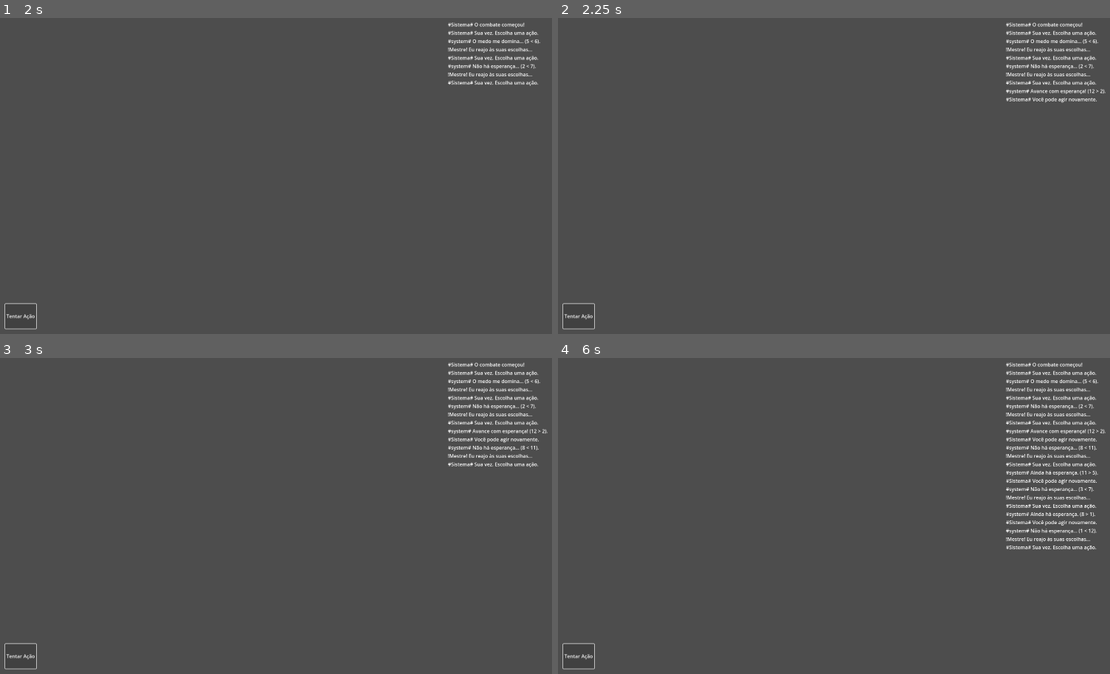
Above: before the commit, frames 1-4 (two rows, left to right).
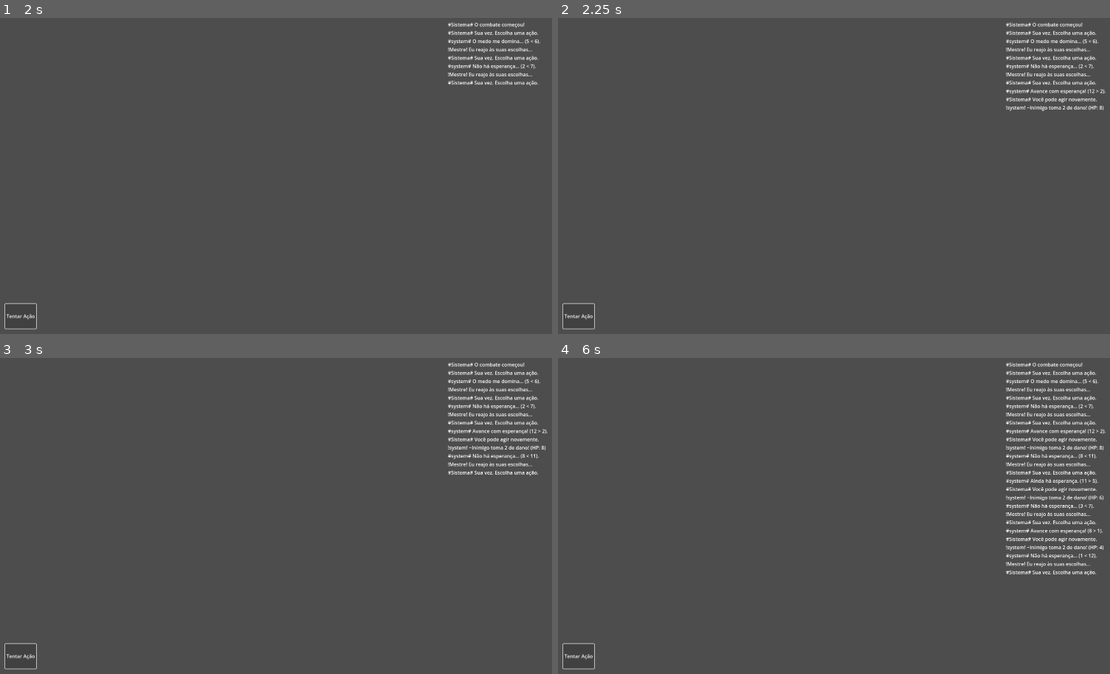
Above: after the commit, the same moments.

Repository: lucsantunes/daggerheart
Game: Godot game, scene res://scenes/CombatScene.tscn
Same seed, same stepped clock (60 frames per second), same inputs: the game is played once before the commit and once after it. The project has no main scene, so this scene is started directly.
Inputs:
- Up to frame 1 (2 s): click "Tentar Ação" at 0.5 s; click "Tentar Ação" at 1.25 s
- Up to frame 2 (2.25 s): click "Tentar Ação" at 2 s
- Up to frame 3 (3 s): tap Enter at 2.75 s; tap L at 2.85 s
- Up to frame 4 (6 s): tap Space at 3.5, 5 s; tap L every 0.75 s from 3.6 to 5.85 s; tap Enter at 4.25, 5.75 s

Frame 1 is identical in both runs. In frame 2, 0.1% of the frame differs, in the area x 81-99%, y 27-30%; in frame 3, 0.5%; in frame 4, 1.9%, in the area x 81-99%, y 27-69%.

Commit message:
Add combat manager integration and damage reporting in combat scene; update voice database with new damage narration.

Diff:
--- a/data/database_voices.csv
+++ b/data/database_voices.csv
@@ -8,3 +8,4 @@
 system,all,roll tie,generic,narration,CRÍTICO! ({hope} = {fear}).
 system,all,roll tie,generic,narration,É isso aí! ({hope} = {fear}).
 system,all,roll tie,generic,narration,CRÍTICO NELES!!! ({hope} = {fear})
+system,all,damage dealt,generic,effect,~{target} toma {amount} de dano! (HP: {hp})
--- a/scenes/CombatScene.tscn
+++ b/scenes/CombatScene.tscn
@@ -6,6 +6,7 @@
 [ext_resource type="Script" uid="uid://dmqssbjueusmn" path="res://scripts/narrator.gd" id="4_h7esm"]
 [ext_resource type="Script" path="res://scripts/turn_manager.gd" id="5_9ukp0"]
 [ext_resource type="Script" path="res://scripts/ui_action_buttons_panel.gd" id="6_1abcp"]
+[ext_resource type="Script" path="res://scripts/combat_manager.gd" id="7_8lq1d"]
 
 [node name="CombatScene" type="Node2D"]
 script = ExtResource("1_rx5ct")
@@ -36,3 +37,6 @@
 
 [node name="TurnManager" type="Node" parent="."]
 script = ExtResource("5_9ukp0")
+
+[node name="CombatManager" type="Node" parent="."]
+script = ExtResource("7_8lq1d")
--- /dev/null
+++ b/scripts/combat_manager.gd
@@ -0,0 +1,31 @@
+extends Node
+
+# Minimal combat manager to demonstrate effects
+signal damage_applied(target_name: String, amount: int, remaining_hp: int)
+
+var target_hp: int = 10
+var target_name: String = "Inimigo"
+
+func _ready():
+	print("[CombatManager] Ready. Target:", target_name, " HP:", target_hp)
+
+
+func apply_attempt_outcome(result_type: String) -> void:
+	# Simplified effect logic: hope/crit = dano 2, fear = 0 e mestre reage (já tratado no TurnManager)
+	match result_type:
+		"hope":
+			_apply_damage(2)
+		"crit":
+			_apply_damage(3)
+		"fear":
+			# Nenhum dano neste protótipo
+			print("[CombatManager] Fear outcome. No damage applied.")
+			pass
+		_:
+			print("[CombatManager] Unknown outcome:", result_type)
+
+
+func _apply_damage(amount: int) -> void:
+	target_hp = max(0, target_hp - amount)
+	print("[CombatManager] Damage:", amount, " →", target_name, " HP:", target_hp)
+	emit_signal("damage_applied", target_name, amount, target_hp)
--- a/scripts/combat_scene.gd
+++ b/scripts/combat_scene.gd
@@ -5,6 +5,7 @@
 @onready var narrator = $Narrator
 @onready var turn_manager = $TurnManager
 @onready var action_panel = $UI/ActionButtonsPanel
+@onready var combat_manager = $CombatManager
 
 
 func _ready():
@@ -13,6 +14,7 @@
 	turn_manager.player_turn_started.connect(_on_player_turn_started)
 	turn_manager.master_turn_started.connect(_on_master_turn_started)
 	action_panel.action_pressed.connect(_on_action_pressed)
+	combat_manager.damage_applied.connect(_on_damage_applied)
 
 	# Opening message
 	chat_log.add_entry("Sistema", "O combate começou!", "narration")
@@ -61,3 +63,15 @@
 	else:
 		print("[CombatScene] Hope or Crit. Player may act again.")
 		chat_log.add_entry("Sistema", "Você pode agir novamente.", "narration")
+
+	# Apply simplified combat effects
+	combat_manager.apply_attempt_outcome(result_type)
+
+
+func _on_damage_applied(target_name: String, amount: int, remaining_hp: int) -> void:
+	print("[CombatScene] Damage applied:", amount, "to", target_name, "remaining HP:", remaining_hp)
+	narrator.narrate_custom("system", "all", "damage dealt", "generic", {
+		"target": target_name,
+		"amount": amount,
+		"hp": remaining_hp
+	})
Not shown: 1 places in scenes/CombatScene.tscn that only renumber resources
